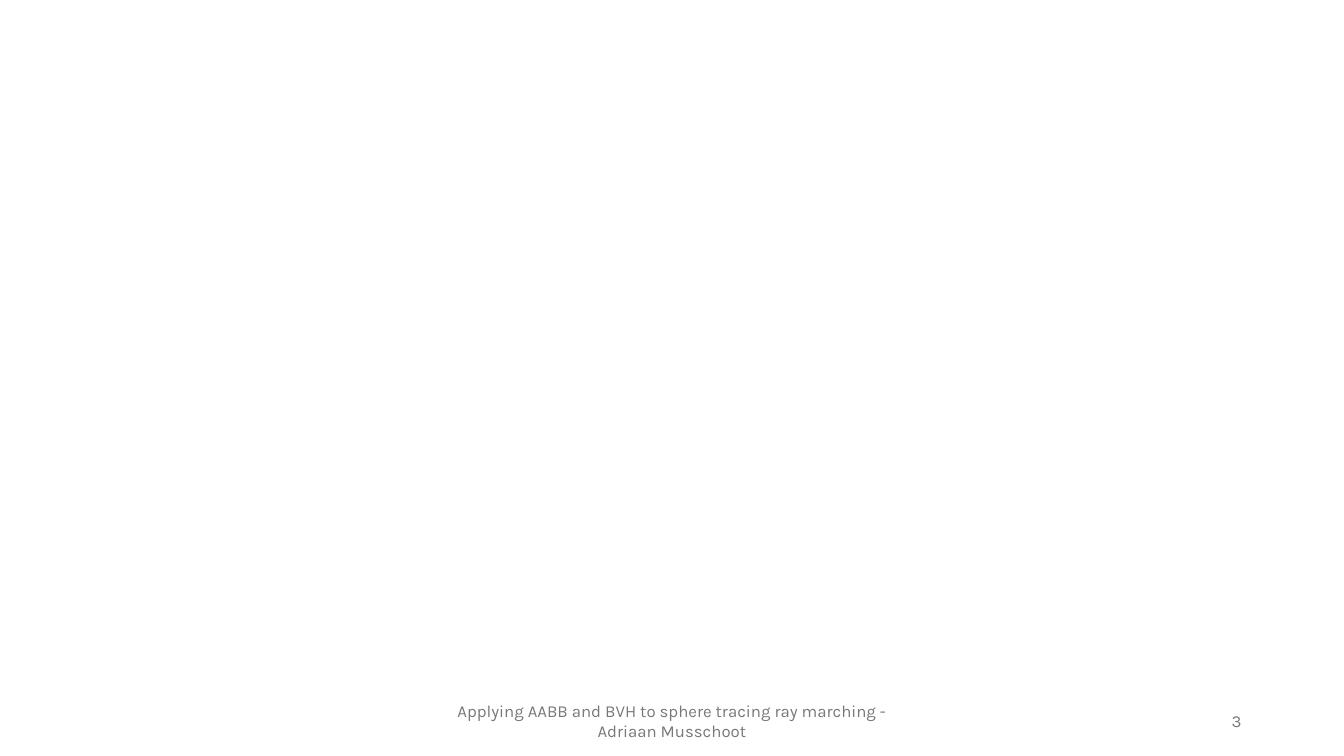
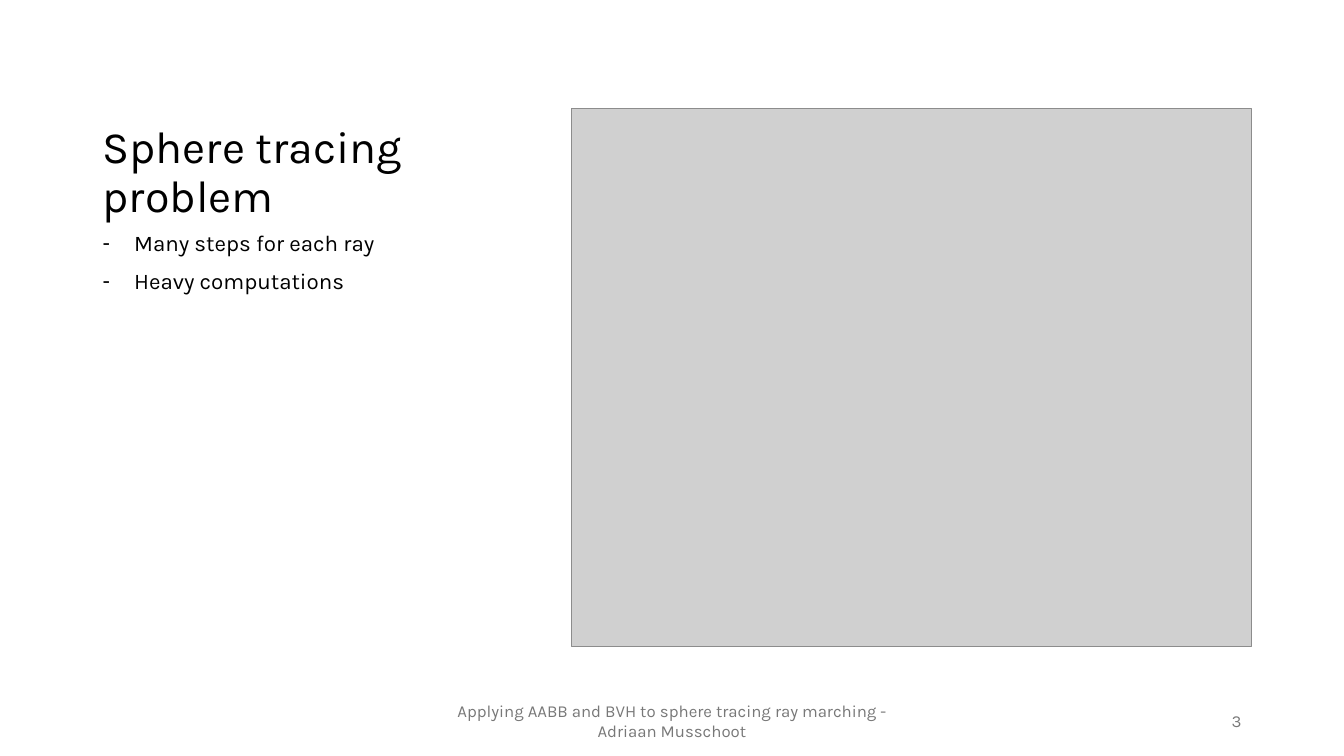
Before and after one commit to AdriaanMusschoot/GraduationWork, a slide deck: slide 3 of PresentationBachelorProef.pptx. Drawn at 1344x756 pixels with LibreOffice and Linux fonts; fonts in the diff are those of the drawing; grey boxes stand for pictures; background and template pictures are left out. Boxes give left, top, right and bottom in pixels: in the first picture for what was removed or moved away, otherwise in the second. Text is boxed around its words. In the diff, an @@ line names an element or a change of style, - is before the commit and + after.

```diff
--- a/PresentationBachelorProef.pptx
+++ b/PresentationBachelorProef.pptx
@@ picture added at <box>572,109,1252,646</box> @@
@@ title added at <box>103,132,402,223</box>, 32 pt, text #000000 @@
+Sphere tracing problem
@@ text added at <box>134,235,374,295</box>, 16 pt, text #000000 @@
+– Many steps for each ray
+– Heavy computations
```
Also in this commit, not shown: 1 other slide changed, 1 slide added, 1 slide removed, 1 other file.
